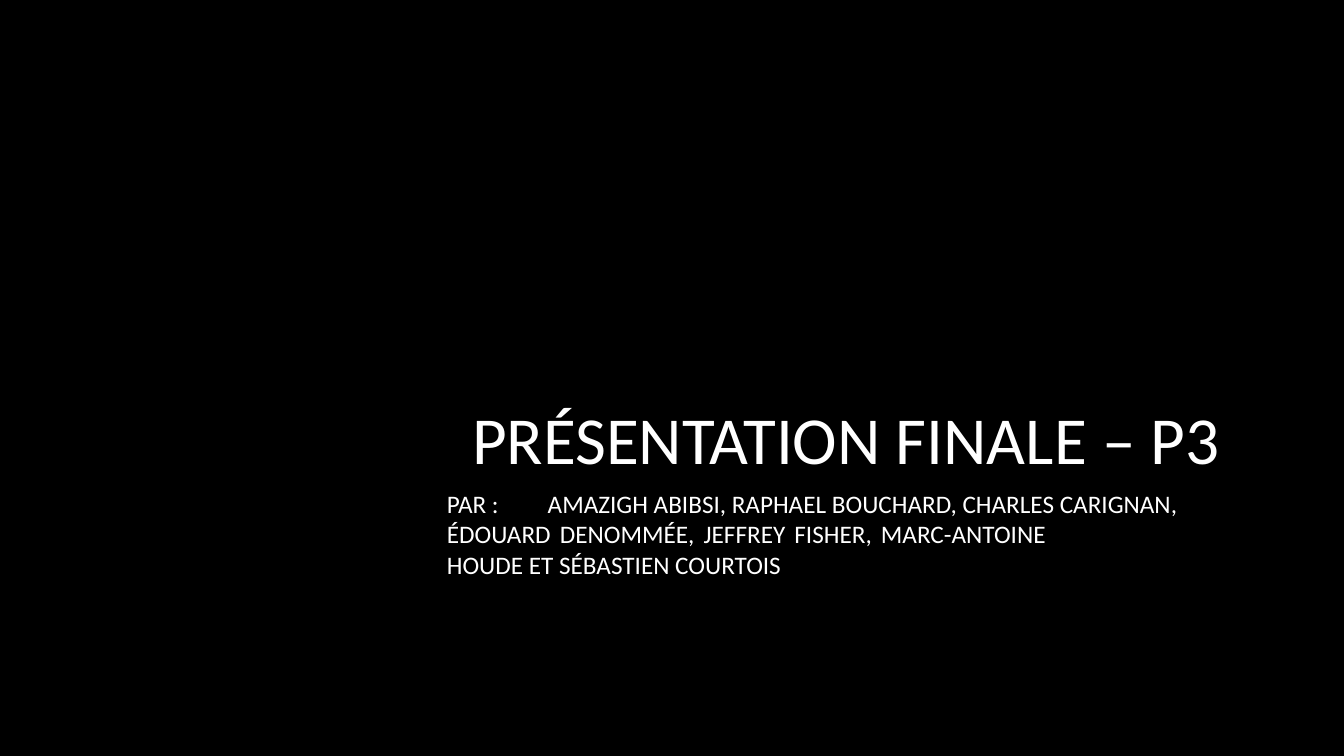
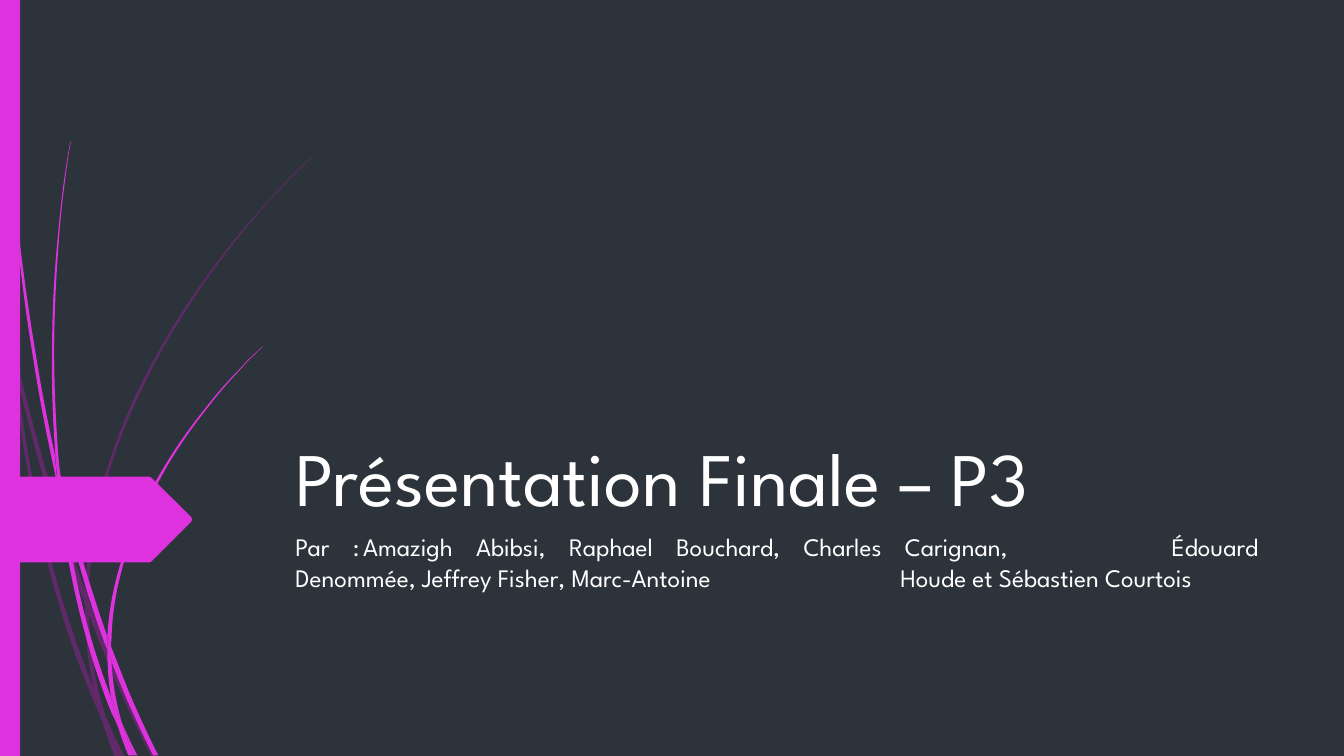
Before and after one commit to fisj2002/Projet_S6_Documentation, a slide deck: slide 1 of Présentation Finale – P3.pptx. Drawn at 1344x756 pixels with LibreOffice and Linux fonts; fonts in the diff are those of the drawing; background and template pictures are left out. Boxes give left, top, right and bottom in pixels: in the first picture for what was removed or moved away, otherwise in the second. Text is boxed around its words. In the diff, an @@ line names an element or a change of style, - is before the commit and + after.

```diff
--- a/Présentation Finale – P3.pptx
+++ b/Présentation Finale – P3.pptx
@@ background picture (left out) to #2C333A @@
@@ rectangle added at (0, 0, 20, 756), fill #DE32DE @@
@@ freeform shape added at (0, 477, 193, 563), fill #DE32DE @@
@@ title at (295, 454, 1029, 507): text changed; size 48 to 54 pt; font Calibri to League Spartan @@
-PRÉSENTATION FINALE – P3
+Présentation Finale – P3
@@ subtitle at (295, 535, 1258, 593): text changed; font Calibri to League Spartan @@
-PAR : AMAZIGH ABIBSI, RAPHAEL BOUCHARD, CHARLES CARIGNAN, ÉDOUARD DENOMMÉE, JEFFREY FISHER, MARC-ANTOINE HOUDE ET SÉBASTIEN COURTOIS
+Par : Amazigh Abibsi, Raphael Bouchard, Charles Carignan, Édouard Denommée, Jeffrey Fisher, Marc-Antoine Houde et Sébastien Courtois
@@ group added at (0, 154, 315, 756): 10 freeform shapes @@
@@ group added at (3, 0, 262, 756): 12 freeform shapes @@
```
Also in this commit, not shown: 3 other slides changed, 4 slides added, 2 slides removed.
